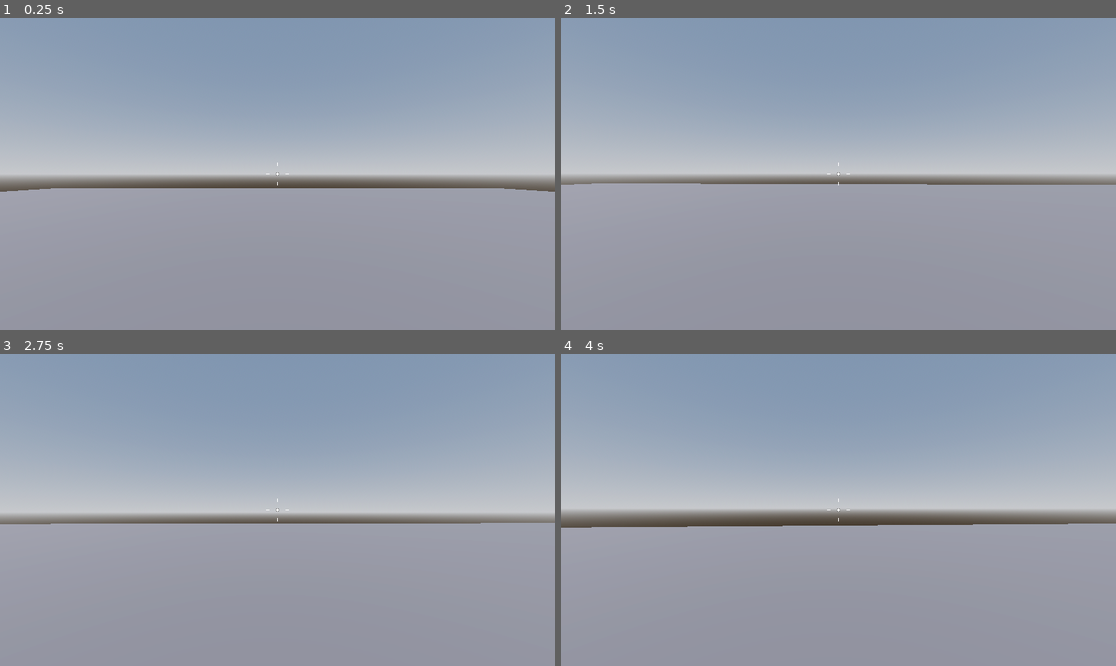
Above: before the commit, frames 1-4 (two rows, left to right).
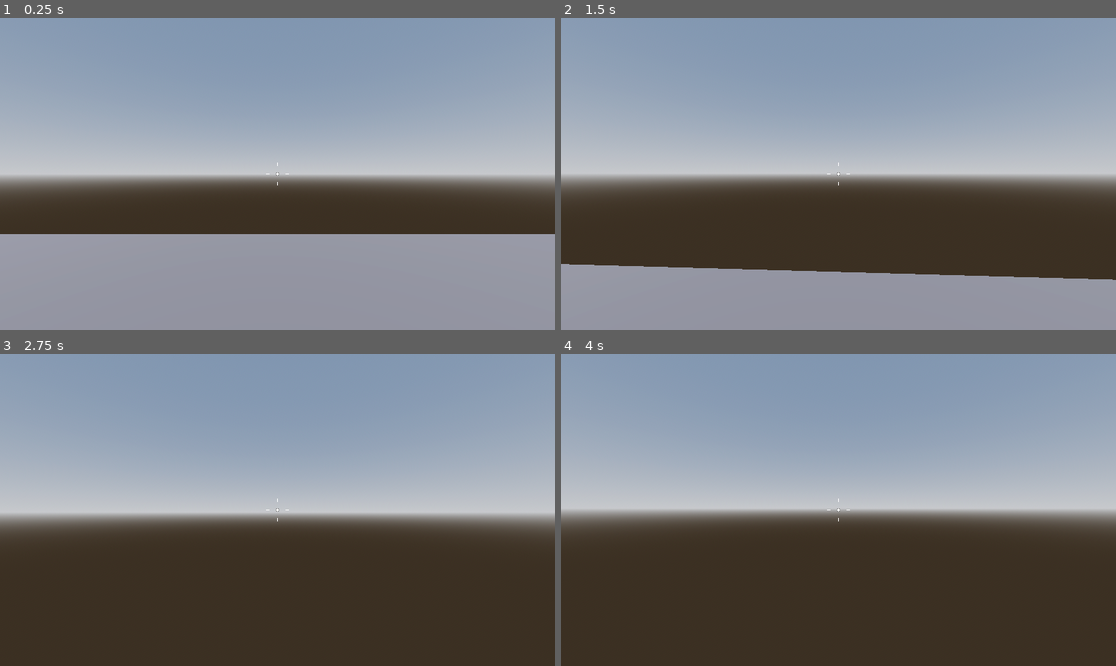
Above: after the commit, the same moments.

Repository: DrOtter3000/janitory_defender
Game: Godot game, scene res://Levels/sandbox.tscn
Same seed, same stepped clock (60 frames per second), same inputs: the game is played once before the commit and once after it.
Inputs (mouse positions are in pixels of both pictures, inside the frame that each line leads up to):
- Up to frame 1 (0.25 s): no input
- Up to frame 2 (1.5 s): move the mouse to (866, 174) at 0.52 s; hold W (forward) from 0.53 s (still down); tap Space (jump) at 0.77 s; move the mouse to (810, 174) at 1.27 s
- Up to frame 3 (2.75 s): keep holding W (forward); tap Space (jump) at 1.52 s; move the mouse to (288, 503) at 2.02 s
- Up to frame 4 (4 s): keep holding W (forward); tap Enter at 2.75 s; move the mouse to (832, 516) at 2.77 s; tap Space (jump) at 3.02, 3.77 s; move the mouse to (877, 513) at 3.52 s

The runs differ from the first frame. In frame 1, 15% of the frame differs, in the area x 0-100%, y 54-70%; in frame 2, 28%; in frame 3, 46%, in the area x 0-100%, y 54-100%; in frame 4, 45%.

Commit message:
make enemy attack

Diff:
--- a/Enemies/enemy.gd
+++ b/Enemies/enemy.gd
@@ -1,14 +1,19 @@
 extends CharacterBody3D
 
 
-const SPEED = 5.0
 const JUMP_VELOCITY = 4.5
 
 # Get the gravity from the project settings to be synced with RigidBody nodes.
 var gravity: float = ProjectSettings.get_setting("physics/3d/default_gravity")
 @onready var navigation_agent_3d: NavigationAgent3D = $NavigationAgent3D
+@onready var animation_player: AnimationPlayer = $AnimationPlayer
+
+@export var speed = 3.0
+@export var aggro_range := 12.0
+@export var attack_range := 1.5
 
 var player
+var provoked := false
 
 
 func _ready() -> void:
@@ -16,8 +21,10 @@
 
 
 func _process(delta: float) -> void:
-	print(player.global_position)
-	navigation_agent_3d.target_position = player.global_position
+	if provoked:
+		navigation_agent_3d.target_position = player.global_position
+		if global_position.distance_to(player.global_position) <= attack_range:
+			attack()
 
 
 func _physics_process(delta: float) -> void:
@@ -27,11 +34,27 @@
 		velocity.y -= gravity * delta
 
 	var direction = global_position.direction_to(next_position)
+	var distance = global_position.distance_to(player.global_position)
+
+	if distance <= aggro_range:
+		provoked = true
+
 	if direction:
-		velocity.x = direction.x * SPEED
-		velocity.z = direction.z * SPEED
+		look_at_target(direction)
+		velocity.x = direction.x * speed
+		velocity.z = direction.z * speed
 	else:
-		velocity.x = move_toward(velocity.x, 0, SPEED)
-		velocity.z = move_toward(velocity.z, 0, SPEED)
+		velocity.x = move_toward(velocity.x, 0, speed)
+		velocity.z = move_toward(velocity.z, 0, speed)
 
 	move_and_slide()
+
+
+func look_at_target(direction: Vector3) -> void:
+	var adjusted_direction = direction
+	adjusted_direction.y = 0
+	look_at(global_position + adjusted_direction, Vector3.UP, true)
+
+
+func attack():
+	animation_player.play("Attack")
--- a/Enemies/enemy.tscn
+++ b/Enemies/enemy.tscn
@@ -1,10 +1,53 @@
-[gd_scene load_steps=4 format=3 uid="uid://b0uskbfwt5p70"]
+[gd_scene load_steps=9 format=3 uid="uid://b0uskbfwt5p70"]
 
 [ext_resource type="Script" path="res://Enemies/enemy.gd" id="1_2ts3h"]
 
 [sub_resource type="CapsuleMesh" id="CapsuleMesh_tnovq"]
 
 [sub_resource type="CapsuleShape3D" id="CapsuleShape3D_wjcbp"]
+
+[sub_resource type="StandardMaterial3D" id="StandardMaterial3D_jh3su"]
+albedo_color = Color(1, 0, 0, 1)
+
+[sub_resource type="BoxMesh" id="BoxMesh_oyf7b"]
+size = Vector3(0.5, 0.2, 0.2)
+
+[sub_resource type="Animation" id="Animation_d5arp"]
+resource_name = "Attack"
+length = 0.5
+tracks/0/type = "value"
+tracks/0/imported = false
+tracks/0/enabled = true
+tracks/0/path = NodePath("Visor:scale")
+tracks/0/interp = 1
+tracks/0/loop_wrap = true
+tracks/0/keys = {
+"times": PackedFloat32Array(0, 0.1, 0.5),
+"transitions": PackedFloat32Array(1, 1, 1),
+"update": 0,
+"values": [Vector3(1, 1, 1), Vector3(1.2, 1.2, 1.2), Vector3(1, 1, 1)]
+}
+
+[sub_resource type="Animation" id="Animation_sy4nc"]
+length = 0.001
+tracks/0/type = "value"
+tracks/0/imported = false
+tracks/0/enabled = true
+tracks/0/path = NodePath("Visor:scale")
+tracks/0/interp = 1
+tracks/0/loop_wrap = true
+tracks/0/keys = {
+"times": PackedFloat32Array(0),
+"transitions": PackedFloat32Array(1),
+"update": 0,
+"values": [Vector3(1, 1, 1)]
+}
+
+[sub_resource type="AnimationLibrary" id="AnimationLibrary_thf66"]
+_data = {
+"Attack": SubResource("Animation_d5arp"),
+"RESET": SubResource("Animation_sy4nc")
+}
 
 [node name="Enemy" type="CharacterBody3D"]
 script = ExtResource("1_2ts3h")
@@ -16,3 +59,13 @@
 shape = SubResource("CapsuleShape3D_wjcbp")
 
 [node name="NavigationAgent3D" type="NavigationAgent3D" parent="."]
+
+[node name="Visor" type="MeshInstance3D" parent="."]
+transform = Transform3D(1, 0, 0, 0, 1, 0, 0, 0, 1, 0, 0.5, 0.5)
+material_override = SubResource("StandardMaterial3D_jh3su")
+mesh = SubResource("BoxMesh_oyf7b")
+
+[node name="AnimationPlayer" type="AnimationPlayer" parent="."]
+libraries = {
+"": SubResource("AnimationLibrary_thf66")
+}
--- a/Levels/sandbox.tscn
+++ b/Levels/sandbox.tscn
@@ -25,6 +25,9 @@
 [sub_resource type="BoxMesh" id="BoxMesh_p6sh7"]
 material = ExtResource("3_88xif")
 
+[sub_resource type="ConcavePolygonShape3D" id="ConcavePolygonShape3D_bauki"]
+data = PackedVector3Array(-0.5, 0.5, 0.5, 0.5, 0.5, 0.5, -0.5, -0.5, 0.5, 0.5, 0.5, 0.5, 0.5, -0.5, 0.5, -0.5, -0.5, 0.5, 0.5, 0.5, -0.5, -0.5, 0.5, -0.5, 0.5, -0.5, -0.5, -0.5, 0.5, -0.5, -0.5, -0.5, -0.5, 0.5, -0.5, -0.5, 0.5, 0.5, 0.5, 0.5, 0.5, -0.5, 0.5, -0.5, 0.5, 0.5, 0.5, -0.5, 0.5, -0.5, -0.5, 0.5, -0.5, 0.5, -0.5, 0.5, -0.5, -0.5, 0.5, 0.5, -0.5, -0.5, -0.5, -0.5, 0.5, 0.5, -0.5, -0.5, 0.5, -0.5, -0.5, -0.5, 0.5, 0.5, 0.5, -0.5, 0.5, 0.5, 0.5, 0.5, -0.5, -0.5, 0.5, 0.5, -0.5, 0.5, -0.5, 0.5, 0.5, -0.5, -0.5, -0.5, 0.5, 0.5, -0.5, 0.5, -0.5, -0.5, -0.5, 0.5, -0.5, 0.5, 0.5, -0.5, -0.5, -0.5, -0.5, -0.5)
+
 [node name="Level" type="Node3D"]
 
 [node name="WorldEnvironment" type="WorldEnvironment" parent="."]
@@ -35,7 +38,7 @@
 shadow_enabled = true
 
 [node name="Player" parent="." instance=ExtResource("1_w3rcj")]
-transform = Transform3D(1, 0, 0, 0, 1, 0, 0, 0, 1, 0, 2.81101, -2.9947)
+transform = Transform3D(1, 0, 0, 0, 1, 0, 0, 0, 1, 0, 2.81101, -23.9947)
 
 [node name="NavigationRegion3D" type="NavigationRegion3D" parent="."]
 navigation_mesh = SubResource("NavigationMesh_6bo68")
@@ -52,5 +55,10 @@
 transform = Transform3D(1, 0, 0, 0, 1, 0, 0, 0, 1, 0, 0.5, 0)
 mesh = SubResource("BoxMesh_p6sh7")
 
+[node name="StaticBody3D" type="StaticBody3D" parent="NavigationRegion3D/LevelObjects/Plattform"]
+
+[node name="CollisionShape3D" type="CollisionShape3D" parent="NavigationRegion3D/LevelObjects/Plattform/StaticBody3D"]
+shape = SubResource("ConcavePolygonShape3D_bauki")
+
 [node name="Enemy" parent="." instance=ExtResource("4_8wra4")]
-transform = Transform3D(1, 0, 0, 0, 1, 0, 0, 0, 1, 0, 1.30881, 5.35311)
+transform = Transform3D(1, 0, 0, 0, 1, 0, 0, 0, 1, 0, 1.30881, 25.3531)
Not shown: 1 places in Levels/sandbox.tscn that only renumber resources
Not shown: 1 places in Player/player.tscn that only renumber resources
